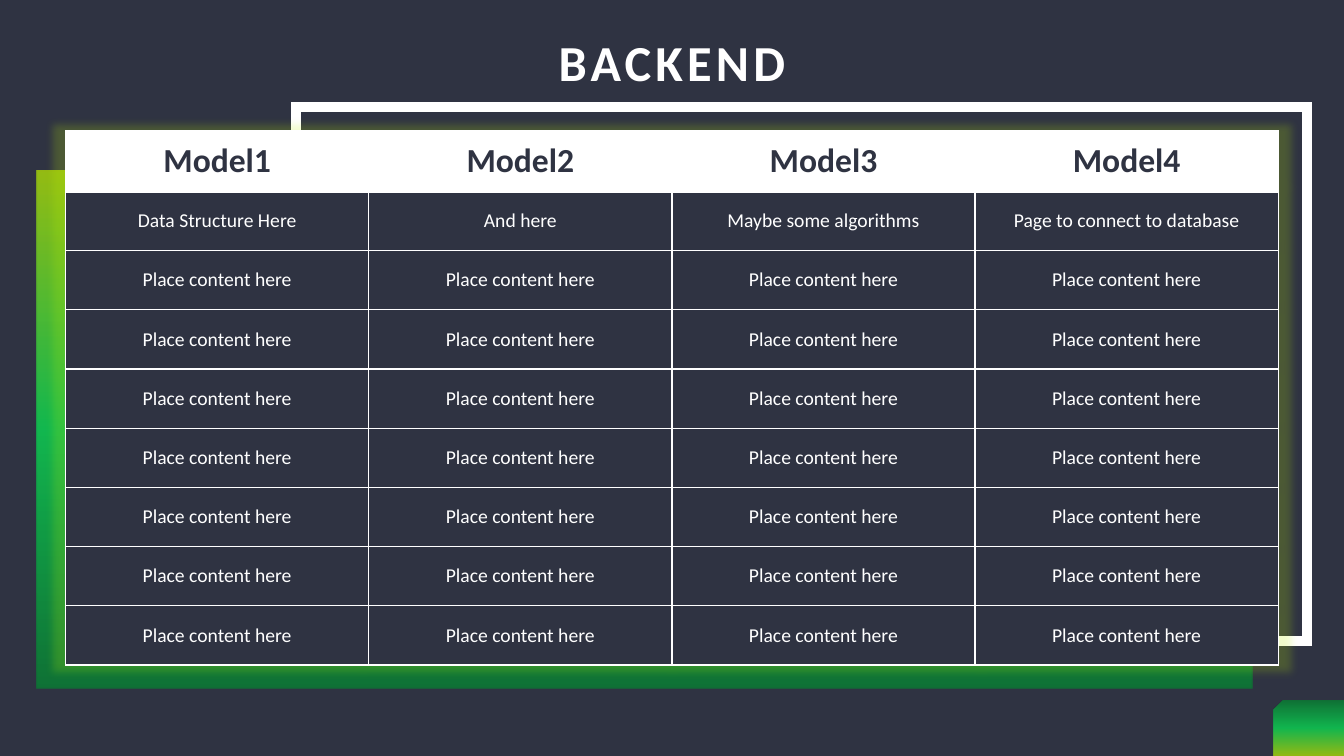
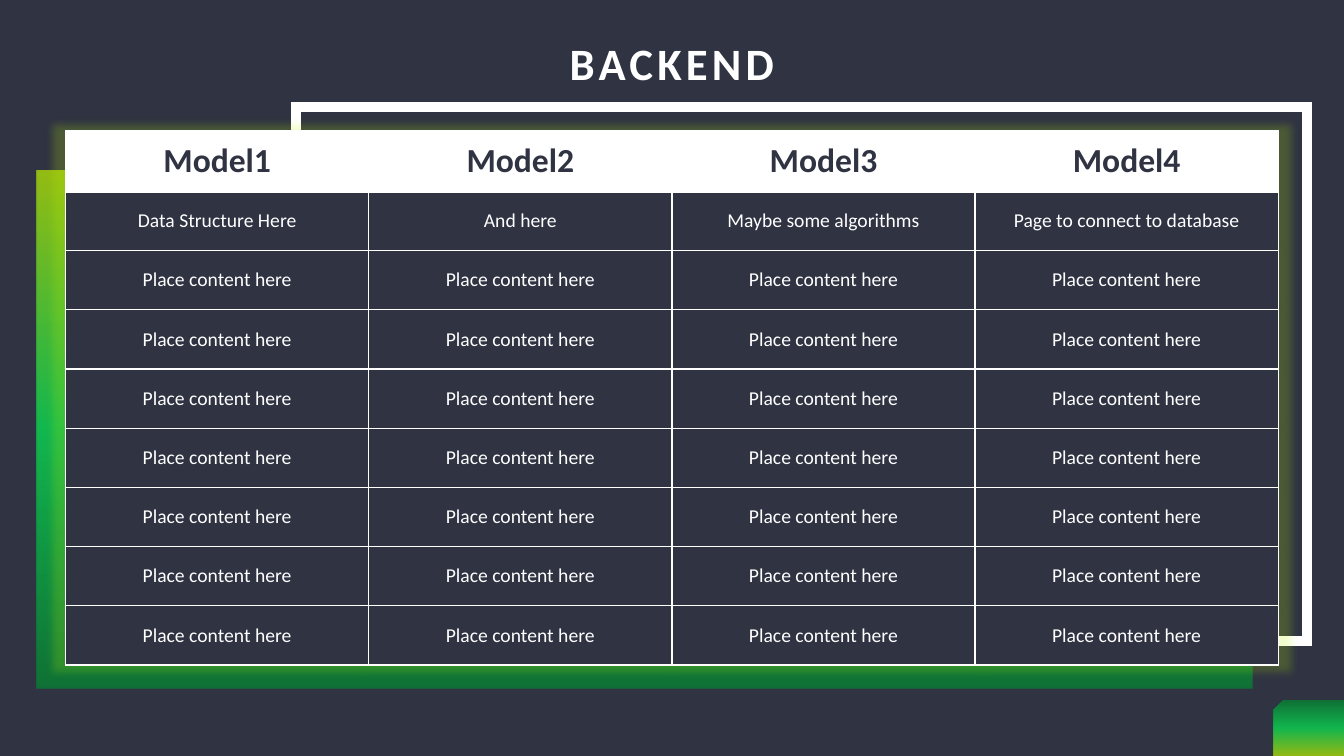
Before and after one commit to IBatsios/capstone, a slide deck: slide 7 of docs/presentations/presentation_1.pptx. Drawn at 1344x756 pixels with LibreOffice and Linux fonts; fonts in the diff are those of the drawing. Boxes give left, top, right and bottom in pixels: in the first picture for what was removed or moved away, otherwise in the second. Text is boxed around its words. In the diff, an @@ line names an element or a change of style, - is before the commit and + after.

```diff
--- a/docs/presentations/presentation_1.pptx
+++ b/docs/presentations/presentation_1.pptx
@@ title "BACKEND" at [570, 50, 774, 81]: size 36 to 32 pt @@
```
Also in this commit, not shown: 4 other slides changed, 2 slides added, 2 slides removed.
